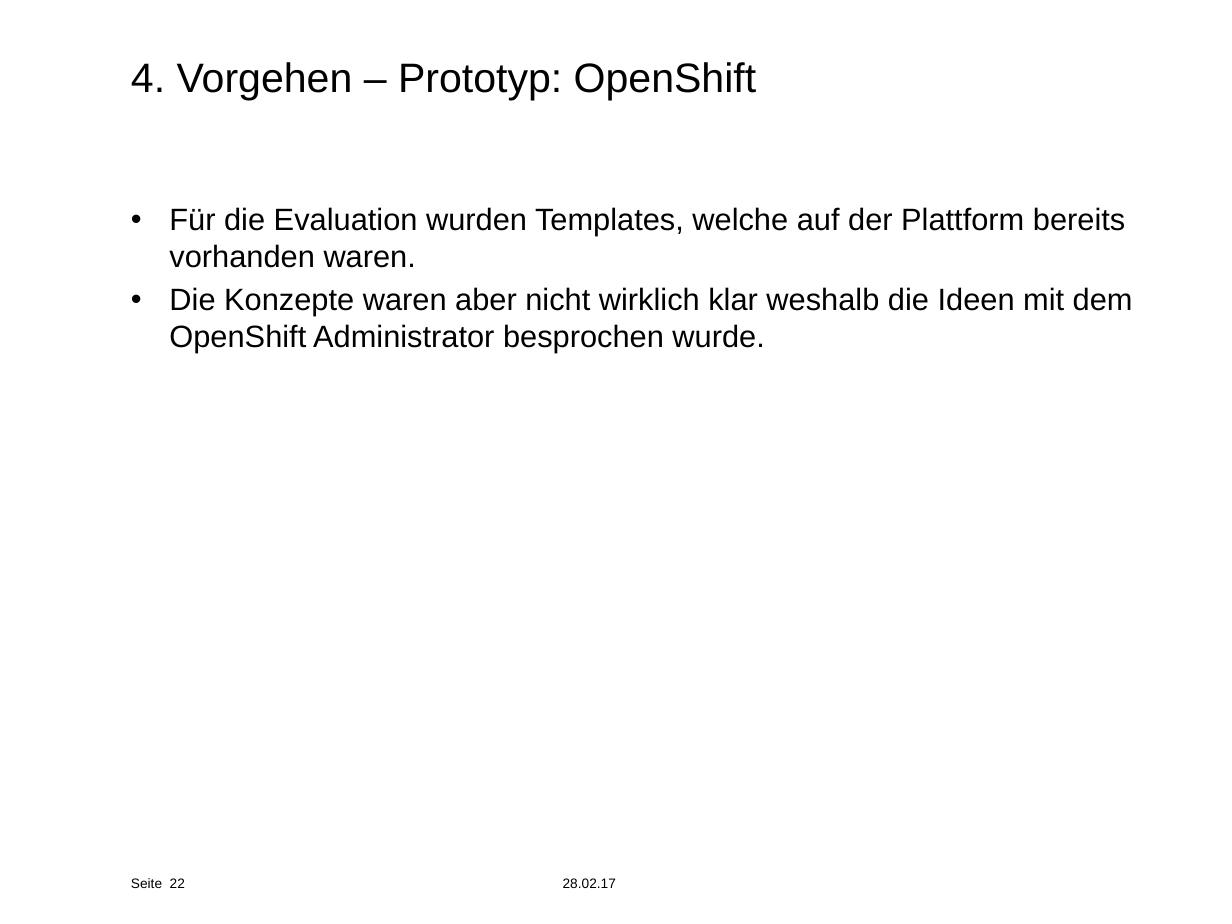
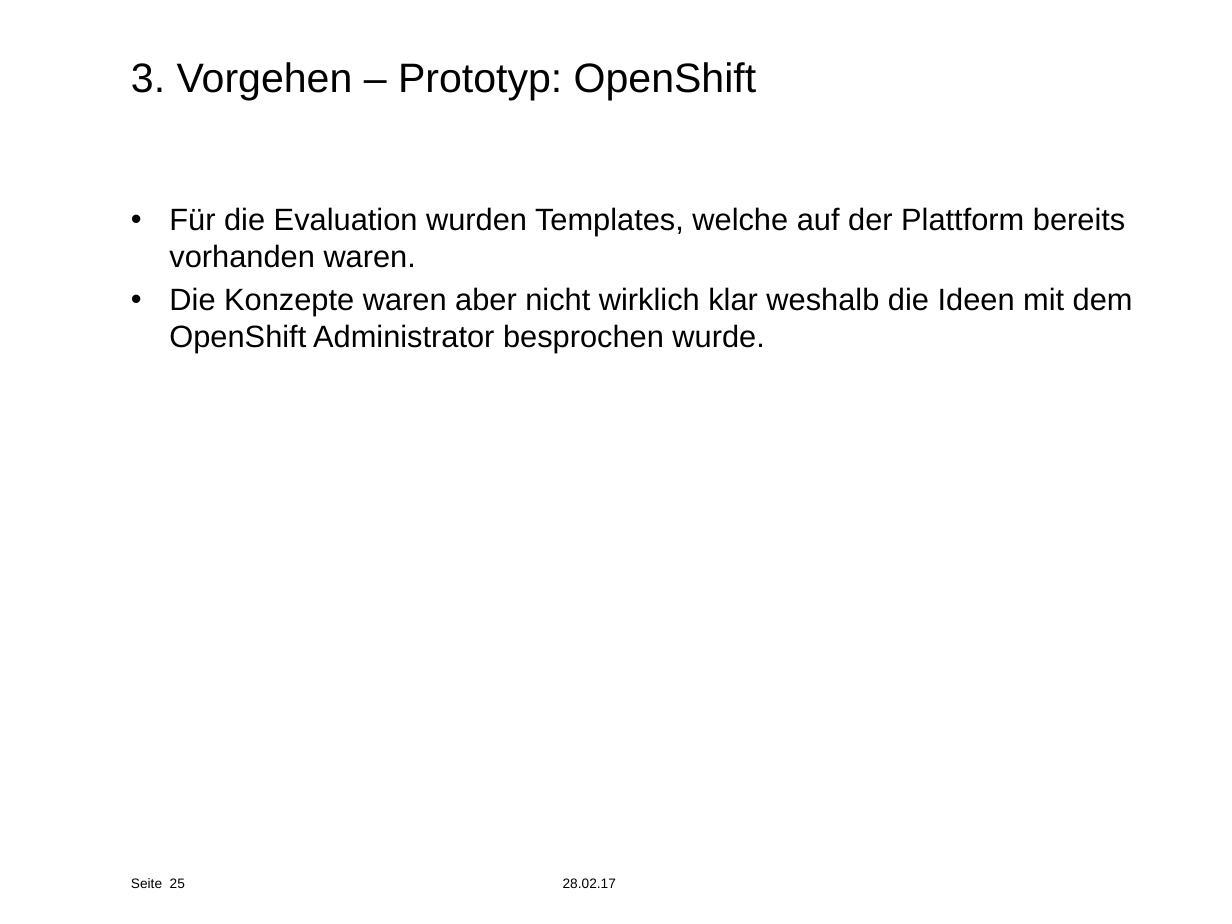
Before and after one commit to effusion/masterthesis, a slide deck: slide 25 of masterthesis_presentation.pptx (slide 22 before the commit). Drawn at 1232x924 pixels with LibreOffice and Linux fonts; fonts in the diff are those of the drawing; background and template pictures are left out. Boxes give left, top, right and bottom in pixels: in the first picture for what was removed or moved away, otherwise in the second. Text is boxed around its words. In the diff, an @@ line names an element or a change of style, - is before the commit and + after.

```diff
--- a/masterthesis_presentation.pptx
+++ b/masterthesis_presentation.pptx
@@ title at [131,62,756,100]: text changed @@
-4. Vorgehen – Prototyp: OpenShift
+3. Vorgehen – Prototyp: OpenShift
@@ page number at [170,878,185,888]: text changed @@
-22
+25
```
Also in this commit, not shown: 23 other slides changed, 7 slides added, 1 slide removed, 2 other files.
